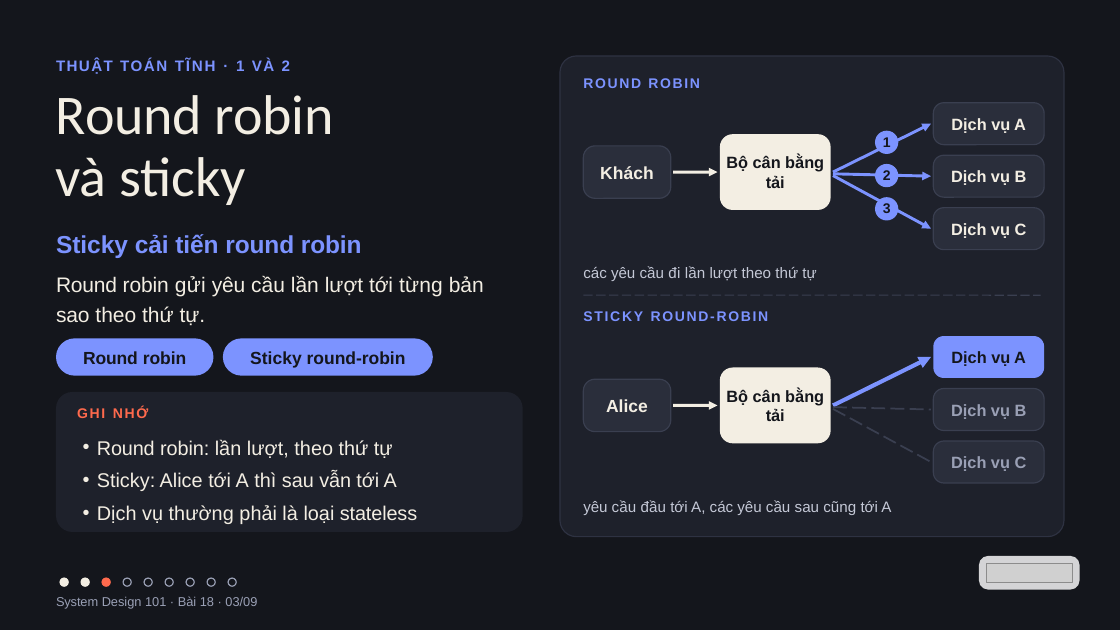
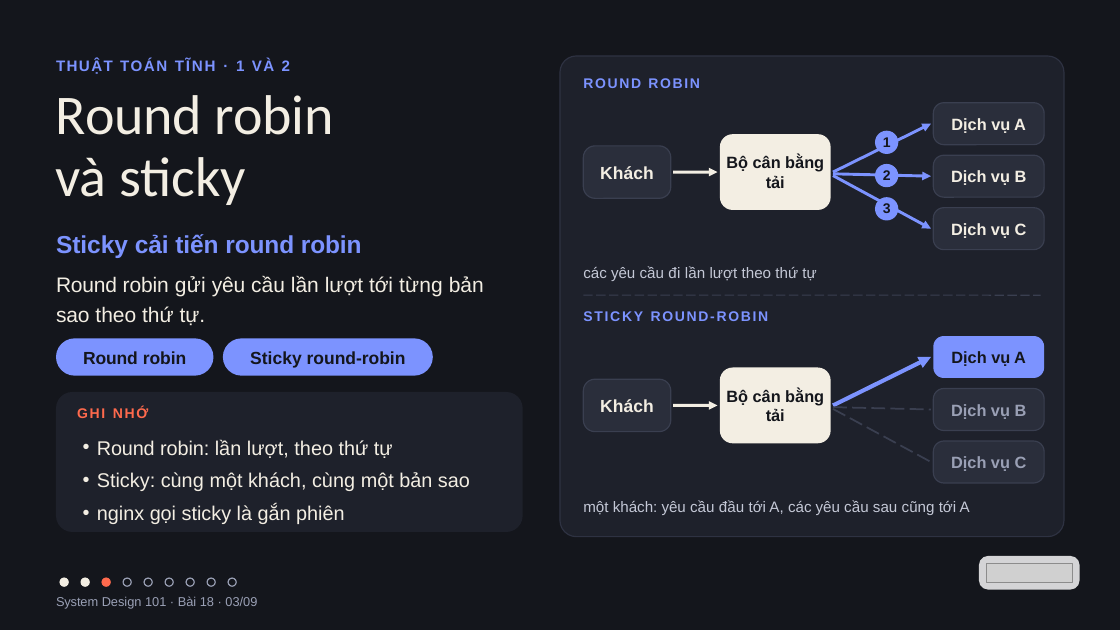
Before and after one commit to vohoailinh90/tool-marketing-studio, a slide deck: slide 3 of system-design-101/vi/lessons/sd-10-018/slides/sd-10-018.pptx. Drawn at 1120x630 pixels with LibreOffice and Linux fonts; fonts in the diff are those of the drawing; grey boxes stand for pictures. Boxes give left, top, right and bottom in pixels: in the first picture for what was removed or moved away, otherwise in the second. Text is boxed around its words. In the diff, an @@ line names an element or a change of style, - is before the commit and + after.

```diff
--- a/system-design-101/vi/lessons/sd-10-018/slides/sd-10-018.pptx
+++ b/system-design-101/vi/lessons/sd-10-018/slides/sd-10-018.pptx
@@ text in rounded rectangle at [600, 399, 654, 412]: text changed @@
-Alice
+Khách
@@ text at [97, 472, 470, 524]: text changed @@
-• Sticky: Alice tới A thì sau vẫn tới A
-• Dịch vụ thường phải là loại stateless
+• Sticky: cùng một khách, cùng một bản sao
+• nginx gọi sticky là gắn phiên
@@ text at [583, 500, 970, 515]: text changed @@
-yêu cầu đầu tới A, các yêu cầu sau cũng tới A
+một khách: yêu cầu đầu tới A, các yêu cầu sau cũng tới A
```
Also in this commit, not shown: 5 other slides changed, 4 other files.
